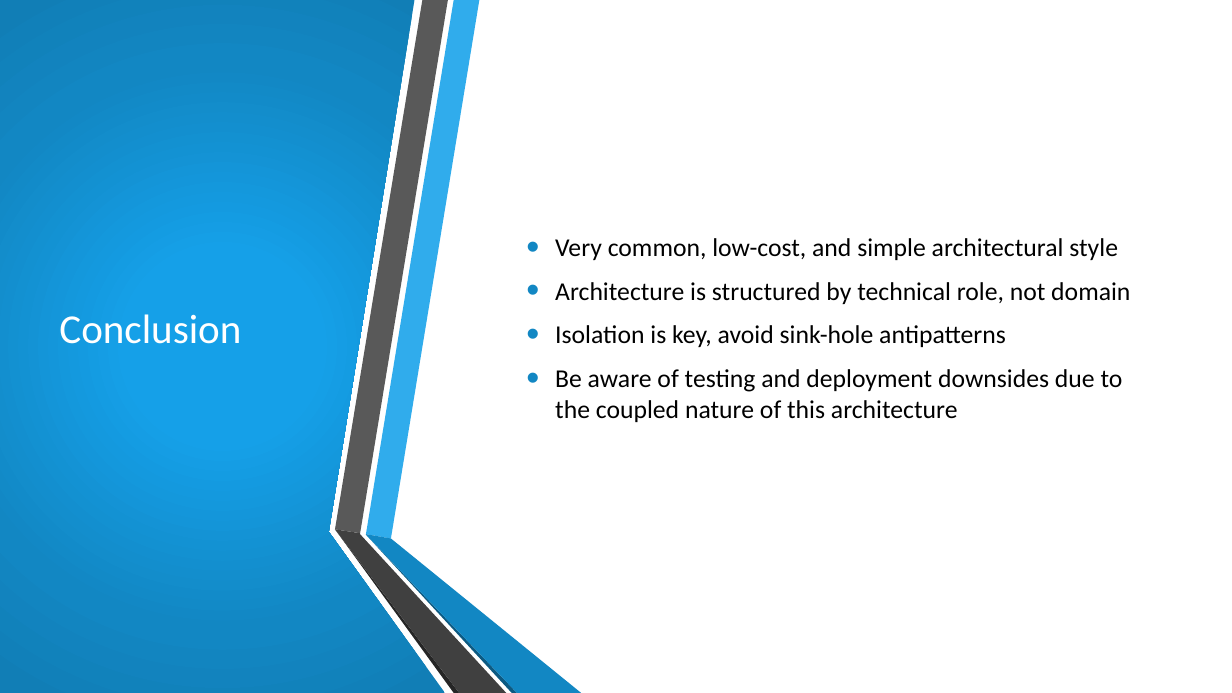
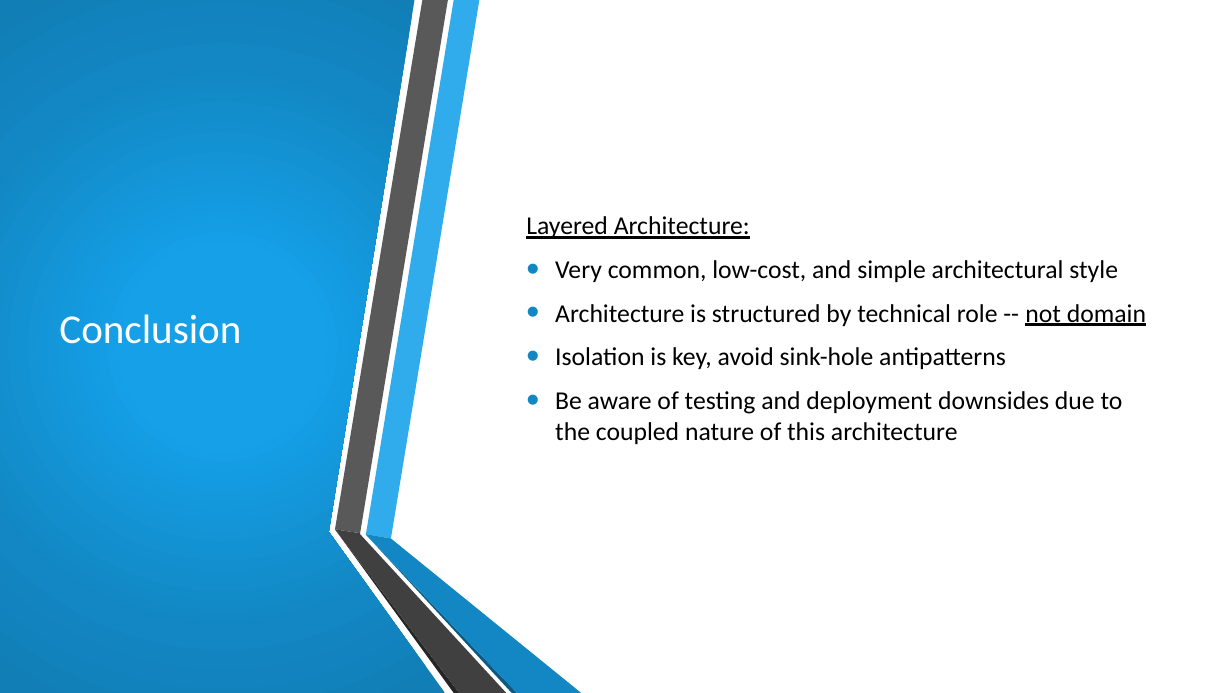
Before and after one commit to bwharris1125/CS7319_Homework3, a slide deck: slide 9 of presentations/Chapter_10-Layered_Arch.pptx. Drawn at 1232x693 pixels with LibreOffice and Linux fonts; fonts in the diff are those of the drawing; background and template pictures are left out. Boxes give left, top, right and bottom in pixels: in the first picture for what was removed or moved away, otherwise in the second. Text is boxed around its words. In the diff, an @@ line names an element or a change of style, - is before the commit and + after.

```diff
--- a/presentations/Chapter_10-Layered_Arch.pptx
+++ b/presentations/Chapter_10-Layered_Arch.pptx
@@ text at (x1=526, y1=216, x2=750, y2=239): paragraph added @@
+Layered Architecture:
@@ text at (x1=555, y1=304, x2=1146, y2=326): text changed @@
-• Architecture is structured by technical role, not domain
+• Architecture is structured by technical role -- not domain
```
Also in this commit, not shown: 4 other slides changed.
